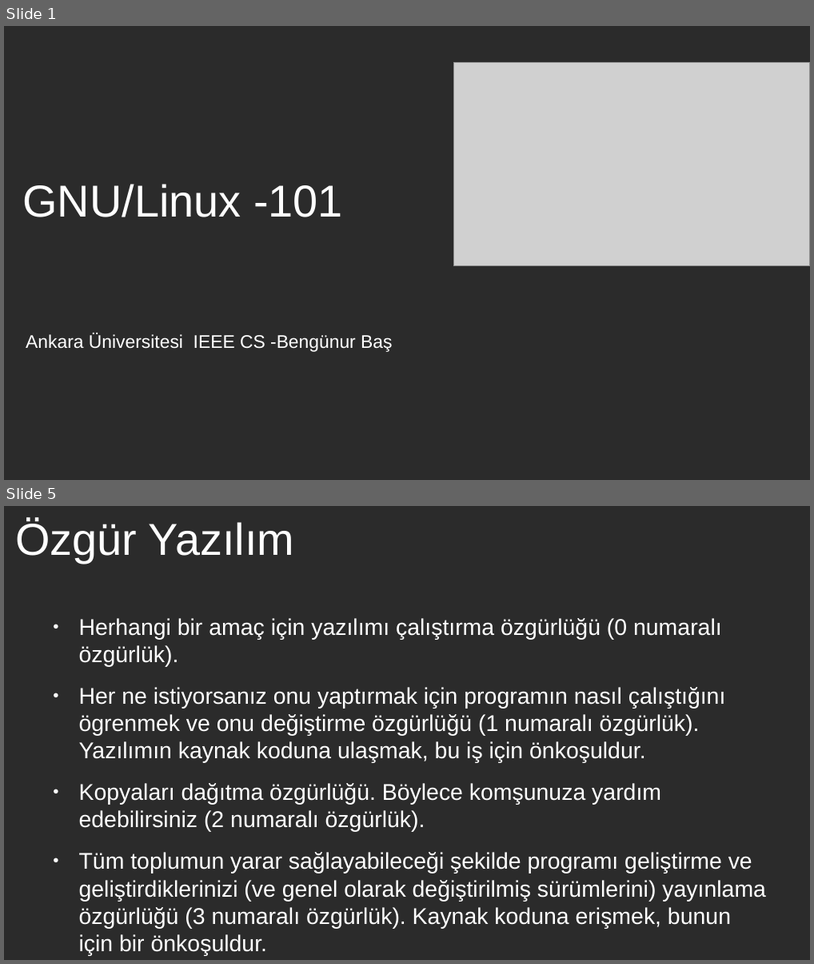
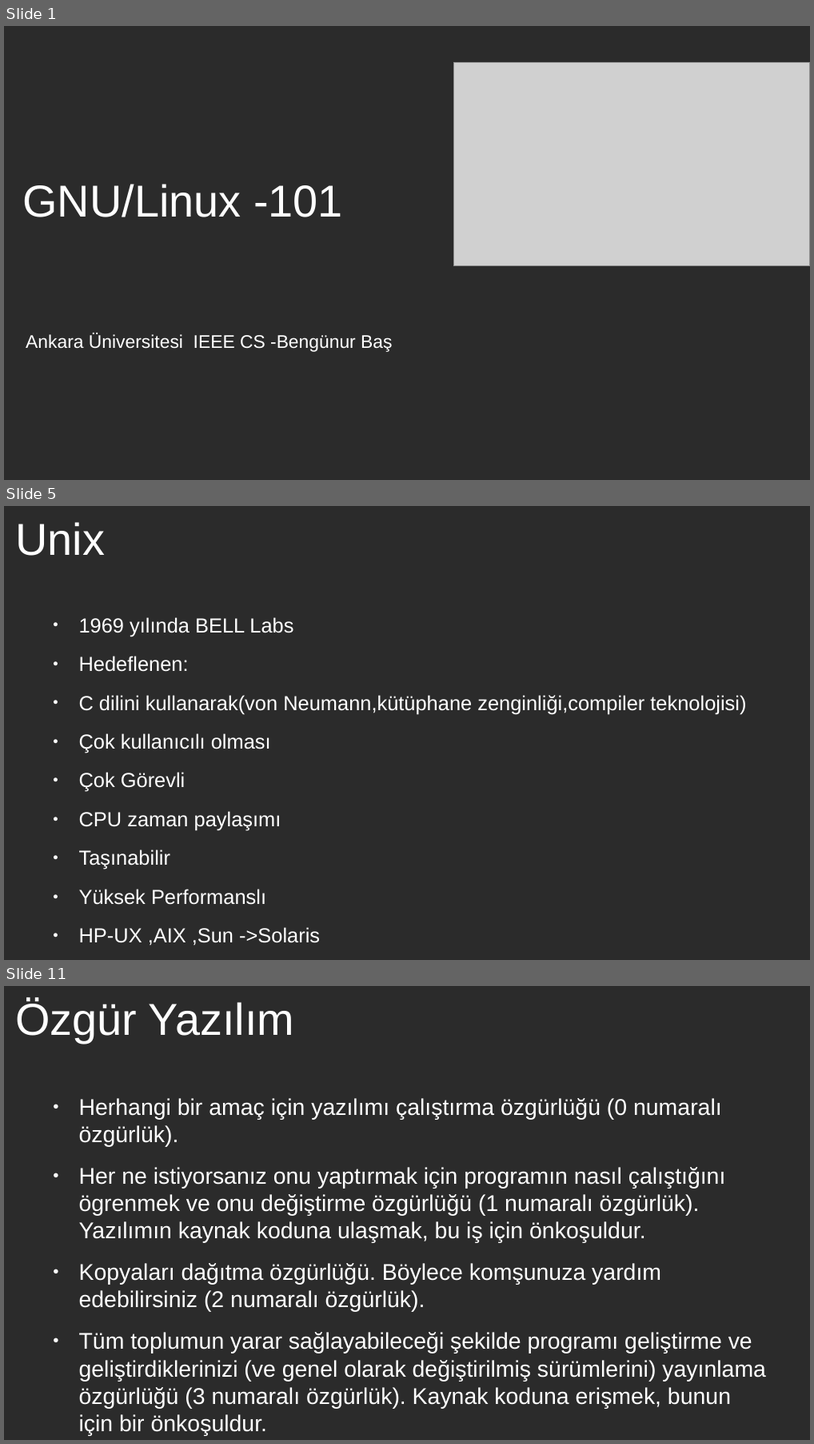
Before and after one commit to bengunur06/GNU-Linux-IEEE-CS, a slide deck: gnu-linux-1.odp. Shown one above the other, each under a label of ours: slides 1 and 5 before the commit, slides 1, 5 and 11 after it; the slides between them are not shown. The pictures are 814x964 and 814x1444 pixels, drawn with LibreOffice and Linux fonts; fonts in the diff are those of the drawing; grey boxes stand for pictures; background and template pictures are left out; a plain dark background stands for a picture behind light text. Boxes give left, top, right and bottom in pixels: in the first picture for what was removed or moved away, otherwise in the second. Text is boxed around its words. In the diff, an @@ line names an element or a change of style, - is before the commit and + after.

```diff
--- a/gnu-linux-1.odp
+++ b/gnu-linux-1.odp
@@ slide 5 added at [4,506,810,960], background picture (left out) @@
@@ title added at [15,522,105,556], 44 pt, text #FFFFFF @@
+Unix
@@ text added at [79,617,746,945], 20 pt, text #FFFFFF @@
+● 1969 yılında BELL Labs
+● Hedeflenen:
+● C dilini kullanarak(von Neumann,kütüphane zenginliği,compiler teknolojisi)
+● Çok kullanıcılı olması
+● Çok Görevli
+● CPU zaman paylaşımı
+● Taşınabilir
+● Yüksek Performanslı
+● HP-UX ,AIX ,Sun ->Solaris
@@ what was slide 5 is now slide 11 @@
```
Also in this commit, not shown: 2 slides changed, 17 other slides added, 11 slides removed.
